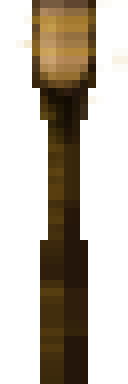
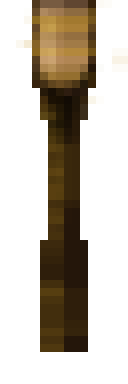
Two versions of the same layered image (128 x 384). Layer-by-layer changes:
painted on "Background" over <box>40,352,88,384</box>
